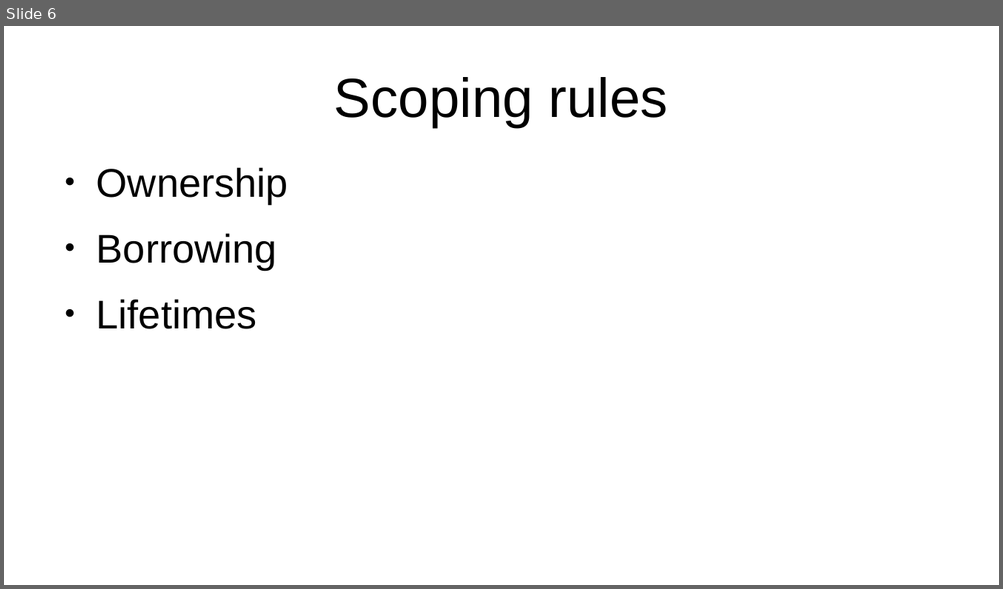
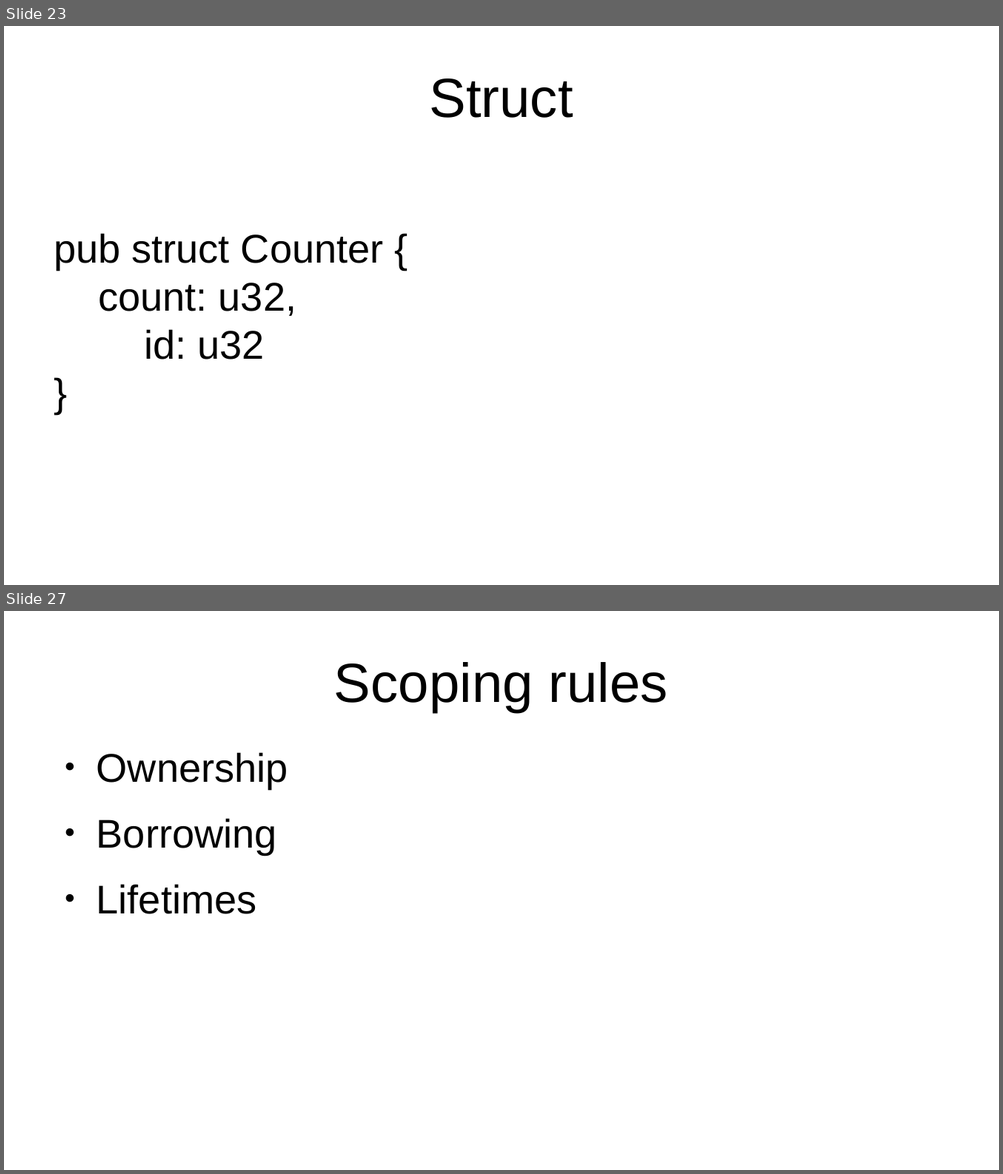
Before and after one commit to bmalecki/rust-getting-started, a slide deck: Rust-presentation.odp. Shown one above the other, each under a label of ours: slide 6 before the commit, slides 23 and 27 after it; the slides between them are not shown. The pictures are 1003x589 and 1003x1174 pixels, drawn with LibreOffice and Linux fonts; fonts in the diff are those of the drawing. Boxes give left, top, right and bottom in pixels: in the first picture for what was removed or moved away, otherwise in the second. Text is boxed around its words. In the diff, an @@ line names an element or a change of style, - is before the commit and + after.

```diff
--- a/Rust-presentation.odp
+++ b/Rust-presentation.odp
@@ slide 23 added at (4,26,999,585), background #FFFFFF @@
@@ title added at (430,79,573,118), 44 pt, text #000000 @@
+Struct
@@ subtitle added at (54,233,384,360), 32 pt, text #000000 @@
+pub struct Counter {
+count: u32,
+id: u32
+}
@@ what was slide 6 is now slide 27 @@
```
Also in this commit, not shown: 5 slides changed, 35 other slides added, 1 slide removed, 12 other files.
